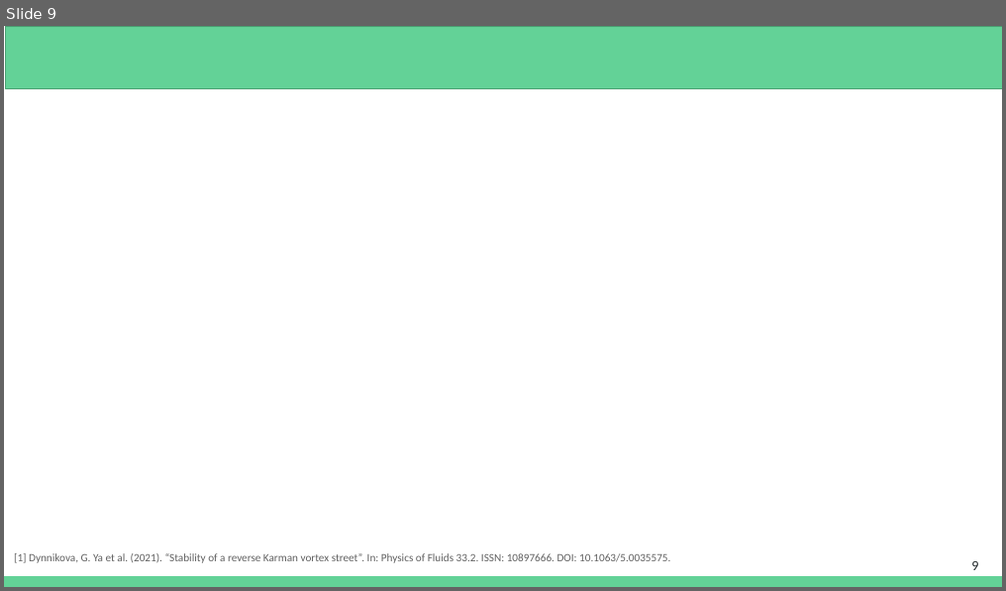
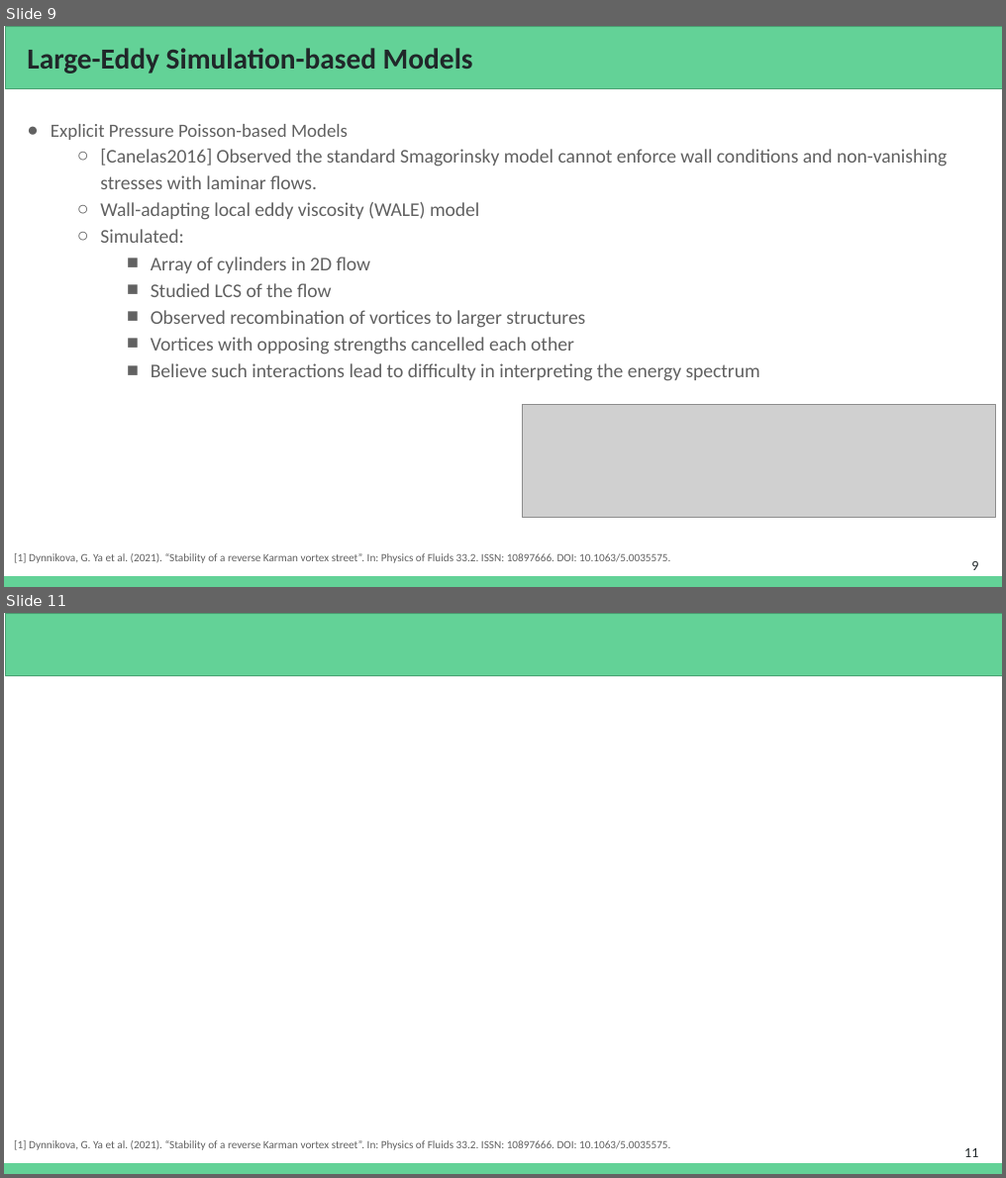
Before and after one commit to Prajwal-Prathiksh/ddp-thesis, a slide deck: report/DDP Stage I - 2022.pptx. Shown one above the other, each under a label of ours: slide 9 before the commit, slides 9 and 11 after it; the slides between them are not shown. The pictures are 1006x591 and 1006x1178 pixels, drawn with LibreOffice and Linux fonts; fonts in the diff are those of the drawing; grey boxes stand for pictures. Boxes give left, top, right and bottom in pixels: in the first picture for what was removed or moved away, otherwise in the second. Text is boxed around its words. In the diff, an @@ line names an element or a change of style, - is before the commit and + after.

```diff
--- a/report/DDP Stage I - 2022.pptx
+++ b/report/DDP Stage I - 2022.pptx
@@ slide 9 added at (4,26,1002,587), background #FFFFFF; not listed: 1 template element that a slide beside it also shows @@
@@ rectangle added at (5,26,1002,89), fill #63D297, outline #4BA173 0.75 pt @@
@@ title added at (27,48,473,74), 28 pt, text #202729, bold @@
+Large-Eddy Simulation-based Models
@@ text added at (51,124,946,381), 18.7 pt, text #616161 @@
+● Explicit Pressure Poisson-based Models
+  ○ [Canelas2016] Observed the standard Smagorinsky model cannot enforce wall conditions and non-vanishing stresses with laminar flows.
+  ○ Wall-adapting local eddy viscosity (WALE) model
+  ○ Simulated:
+    ■ Array of cylinders in 2D flow
+    ■ Studied LCS of the flow
+    ■ Observed recombination of vortices to larger structures
+    ■ Vortices with opposing strengths cancelled each other
+    ■ Believe such interactions lead to difficulty in interpreting the energy spectrum
@@ picture added at (523,404,996,517) @@
@@ text added at (14,554,670,564), 10.7 pt, text #616161 @@
+[1] Dynnikova, G. Ya et al. (2021). “Stability of a reverse Karman vortex street”. In: Physics of Fluids 33.2. ISSN: 10897666. DOI: 10.1063/5.0035575.
@@ page number added at (971,562,978,570), 13.3 pt, text #202729 @@
+9
@@ what was slide 9 is now slide 11 @@
@@ page number at (964,1149,978,1157): text changed @@
-9
+11
```
Also in this commit, not shown: 2 slides changed, 5 other slides added.
